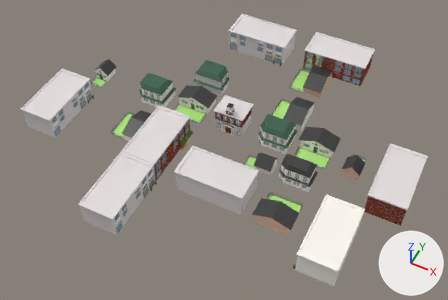
One commit to the FBX model Thesis/Assets/Models/Blocking houses.fbx: the scene before it, then after it.
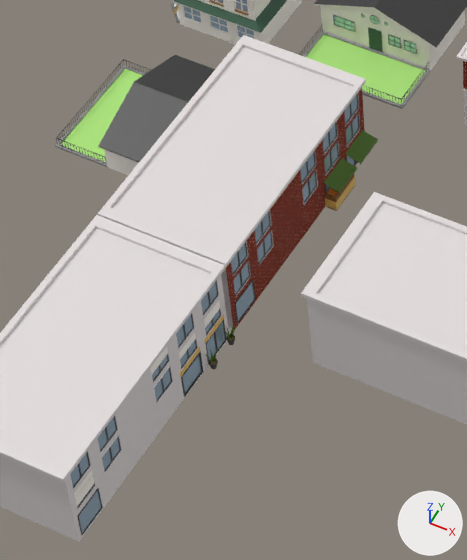
The first picture shows the older version from a 50 mm lens placed at (63.5, -117.3, 147.9), pointed at (4.0, 1.6, -0.7). The close-ups show both versions on the part from 22% to 48% of the width and 32% to 80% of the height of that picture; other places that the commit changed are outside them. The lights are fixed; the arrows at lower right show +X, +Y and +Z. Where no turn or scale is listed for an object, it has been applied to the vertices. Vertices at the same position are counted once.

Before the edit, the objects in view are built like this:
```python
ob_green_grocery = bpy.data.objects.new('Green Grocery', me_cube_005)
ob_green_grocery.location = (-13.93, -8.83, 4.06)
ob_gym_001 = bpy.data.objects.new('Gym.001', me_cube_008)
ob_gym_001.location = (-13.91, -31.07, 4.06)
ob_house_002 = bpy.data.objects.new('House.002', me_cube_010)
ob_house_002.location = (-27.2, -4.0, 4.06)
# also in view: 'Gym' at (9.4, -13.7, 4.2); 'House.001' at (-13.3, 13.4, 2.7); 'Cafe.001' at (-27.2, 11.9, 3.9)
```
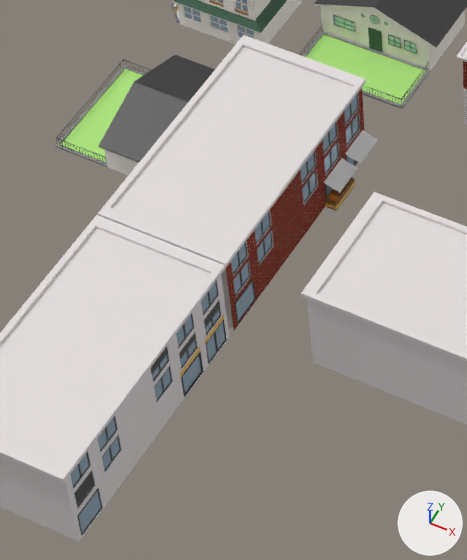
What differs and where, as boxes (x1, y1, x2, y2) in the close-ups (467 x 560 px; the box of a moved part takes in the faces that stretch with it):
```json
{"object": "Gym.001", "change": "reshaped", "before": [0, 215, 236, 542], "after": [0, 215, 229, 542]}
{"object": "Green Grocery", "change": "reshaped", "before": [97, 35, 378, 329], "after": [97, 35, 378, 330]}
{"part": 1, "of": "me_cube_005", "change": "moved or reshaped", "before": [326, 188, 339, 199], "after": [326, 192, 340, 204]}
{"part": 2, "of": "me_cube_005", "change": "built on", "before": [325, 174, 355, 210], "after": [322, 179, 355, 210]}
{"part": 3, "of": "me_cube_005", "change": "recoloured", "before": [324, 130, 378, 193], "after": [324, 130, 378, 193], "on screen": "green to grey"}
{"part": 4, "of": "me_cube_008", "change": "deleted", "before": [205, 324, 236, 369]}
{"part": 5, "of": "me_cube_008", "change": "recoloured", "before": [74, 301, 220, 506], "after": [74, 301, 220, 506]}
```

Edits to the scene script, one JSON object a line:
```json
{"op": "add", "block": "mat_apple", "code": ["mat_apple = principled_material('Apple')", "mat_apple.base_color = (0.232, 0.0109, 0.0)  # brown #841b00"]}
{"op": "add", "block": "mat_grocery_tent", "code": ["mat_grocery_tent = principled_material('Grocery_tent')", "mat_grocery_tent.base_color = (0.8, 0.8, 0.8)  # white #e7e7e7"]}
{"block": "me_cube_005", "where": "# used by ob_green_grocery; location = (-13.93, -8.83, 4.06)"}
{"op": "remove", "block": "me_cube_005", "code": "me_cube_005.from_pydata(...)  # 23598 vertices, 19841 faces; spans x -5.7..6.9, y -11.1..11.1, z -4.0..4.4"}
{"op": "add", "block": "me_cube_005", "code": "me_cube_005.from_pydata(...)  # 34004 vertices, 30849 faces; spans x -5.7..6.9, y -11.1..11.1, z -4.0..4.4"}
{"block": "me_cube_005", "change": "me_cube_005 part 1: the loose piece of 16 vertices spanning x 5.7..6.6, y 3.9..4.5, z -2.7..-2.3 is moved by (0.0, 0.0, -0.6)"}
{"block": "me_cube_005", "change": "me_cube_005 part 2: 2 vertices moved within x 5.6, y 3.8..6.9, z -3.5; 22 vertices removed from x 5.6..6.7, y 3.7..7.0, z -2.9..-2.5; 10428 vertices added at x 5.6..6.7, y 3.7..7.0, z -3.5..-2.8"}
{"block": "me_cube_005", "change": "me_cube_005 part 3: 10 faces spanning x 5.4..6.9, y 3.8..10.4, z -1.8..-1.0 switch from mat_tent (dark green #4f7520) to mat_grocery_tent (white #e7e7e7)"}
{"op": "add", "block": "me_cube_005", "code": "me_cube_005.materials.append(mat_apple)  # brown #841b00"}
{"block": "me_cube_008", "where": "# used by ob_gym_001; location = (-13.91, -31.07, 4.06)"}
{"op": "remove", "block": "me_cube_008", "code": "me_cube_008.from_pydata(...)  # 3392 vertices, 3147 faces; spans x -5.7..6.5, y -11.1..11.1, z -4.0..4.4"}
{"op": "add", "block": "me_cube_008", "code": "me_cube_008.from_pydata(...)  # 1184 vertices, 967 faces; spans x -5.7..5.7, y -11.1..11.1, z -4.0..4.4"}
{"block": "me_cube_008", "change": "me_cube_008 part 4: 18 loose pieces with 2208 vertices, spanning x 5.6..6.5, y 6.9..10.9, z -4.0..-1.9, are deleted"}
{"block": "me_cube_008", "change": "me_cube_008 part 5: 189 faces spanning x 5.5, y -10.1..10.2, z -0.3..3.9 switch from mat_white_wood (white #fffaf2) to mat_vase (dark grey #4c4c4c)"}
{"op": "remove", "block": "me_cube_008", "code": "me_cube_008.materials.append(mat_door)  # brown #714723"}
{"op": "remove", "block": "me_cube_008", "code": "me_cube_008.materials.append(mat_tent)  # dark green #4f7520"}
```
